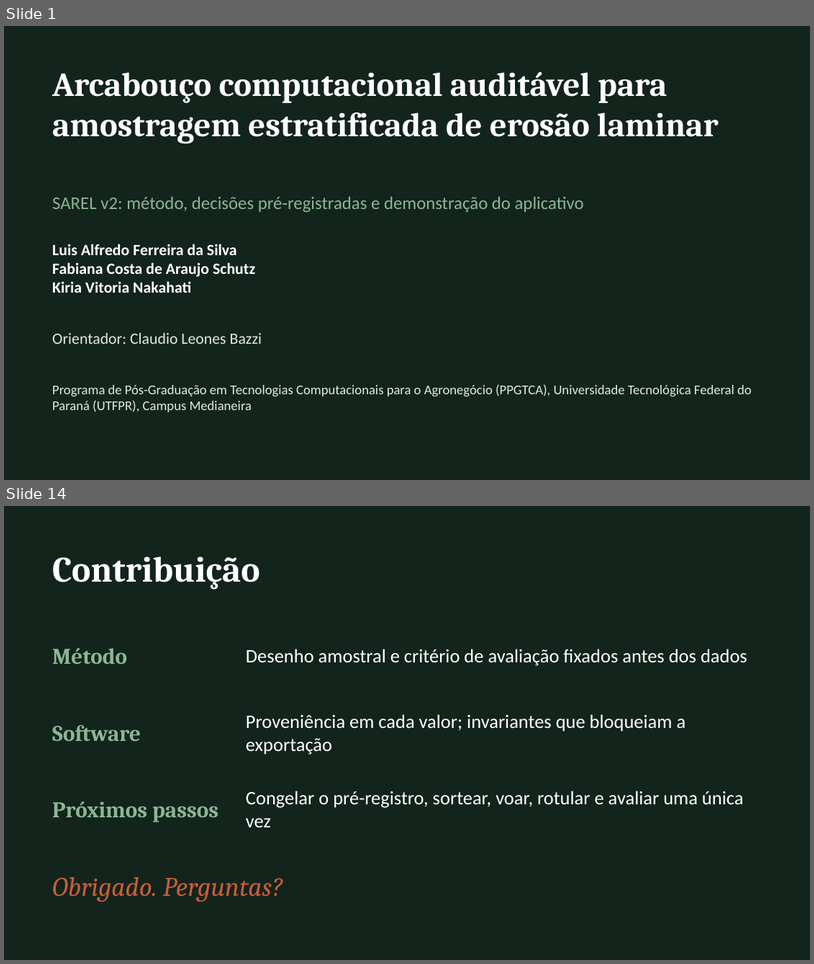
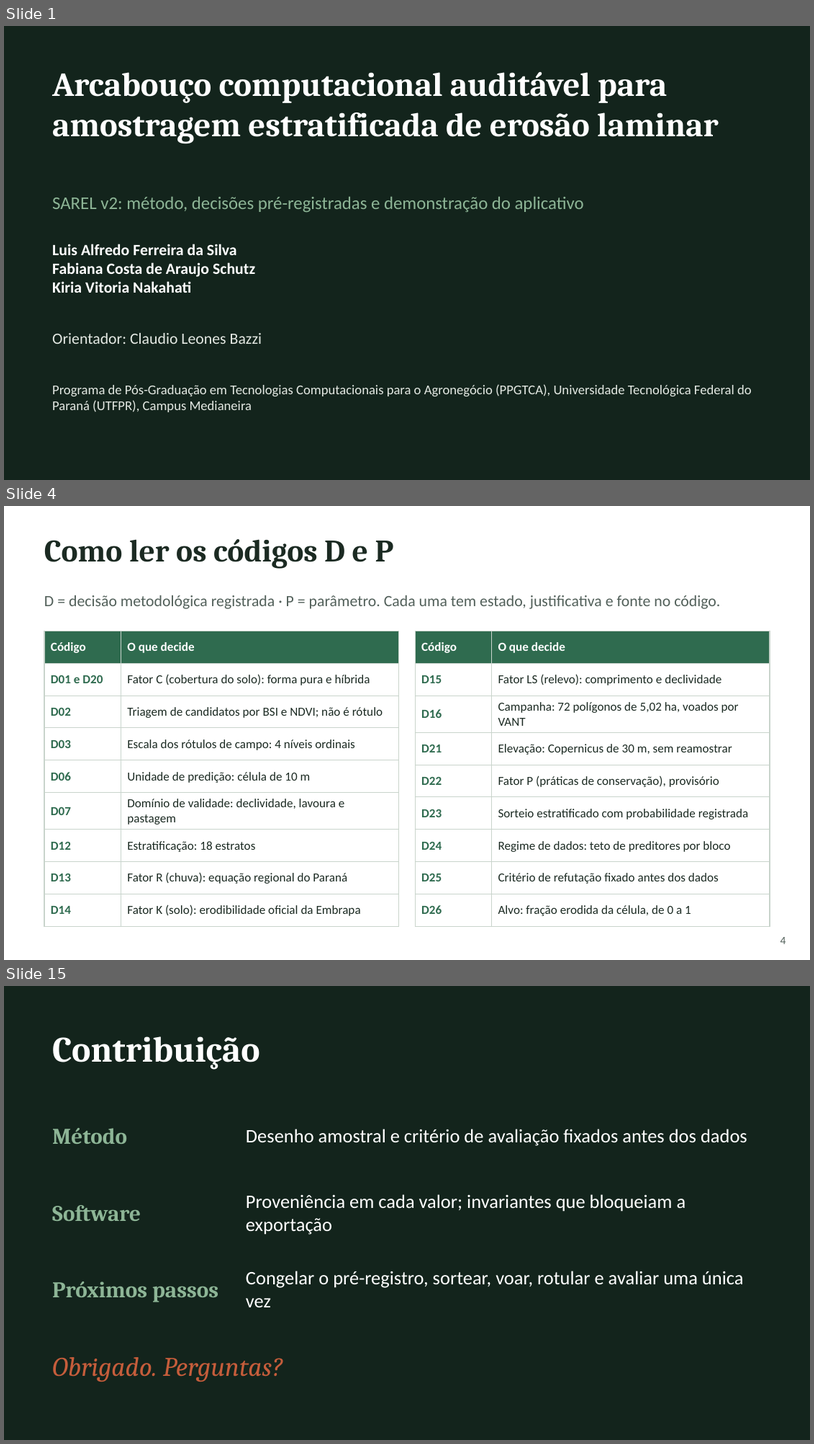
Before and after one commit to RedZardoz/localizador-erosao-v02, a slide deck: docs/Apresentacao_Seminario_Arcabouco_Auditavel.pptx. Shown one above the other, each under a label of ours: slides 1 and 14 before the commit, slides 1, 4 and 15 after it; the slides between them are not shown. The pictures are 814x964 and 814x1444 pixels, drawn with LibreOffice and Linux fonts; fonts in the diff are those of the drawing. Boxes give left, top, right and bottom in pixels: in the first picture for what was removed or moved away, otherwise in the second. Text is boxed around its words. In the diff, an @@ line names an element or a change of style, - is before the commit and + after.

```diff
--- a/docs/Apresentacao_Seminario_Arcabouco_Auditavel.pptx
+++ b/docs/Apresentacao_Seminario_Arcabouco_Auditavel.pptx
@@ slide 4 added at (4, 506, 810, 960), background #FFFFFF @@
@@ text added at (44, 539, 394, 569), 28 pt, text #1B2A22, bold @@
+Como ler os códigos D e P
@@ text added at (44, 595, 720, 609), 14 pt, text #52605A @@
+D = decisão metodológica registrada · P = parâmetro. Cada uma tem estado, justificativa e fonte no código.
@@ table added at (44, 631, 399, 919), 9 rows, 2 columns @@
+Código | O que decide
+D01 e D20 | Fator C (cobertura do solo): forma pura e híbrida
+D02 | Triagem de candidatos por BSI e NDVI; não é rótulo
+D03 | Escala dos rótulos de campo: 4 níveis ordinais
+D06 | Unidade de predição: célula de 10 m
+D07 | Domínio de validade: declividade, lavoura e pastagem
+D12 | Estratificação: 18 estratos
+D13 | Fator R (chuva): equação regional do Paraná
+D14 | Fator K (solo): erodibilidade oficial da Embrapa
@@ table added at (415, 631, 770, 919), 9 rows, 2 columns @@
+Código | O que decide
+D15 | Fator LS (relevo): comprimento e declividade
+D16 | Campanha: 72 polígonos de 5,02 ha, voados por VANT
+D21 | Elevação: Copernicus de 30 m, sem reamostrar
+D22 | Fator P (práticas de conservação), provisório
+D23 | Sorteio estratificado com probabilidade registrada
+D24 | Regime de dados: teto de preditores por bloco
+D25 | Critério de refutação fixado antes dos dados
+D26 | Alvo: fração erodida da célula, de 0 a 1
@@ text added at (781, 937, 787, 944), 10 pt, text #52605A @@
+4
@@ what was slide 14 is now slide 15 @@
```
Also in this commit, not shown: 12 slides changed.
